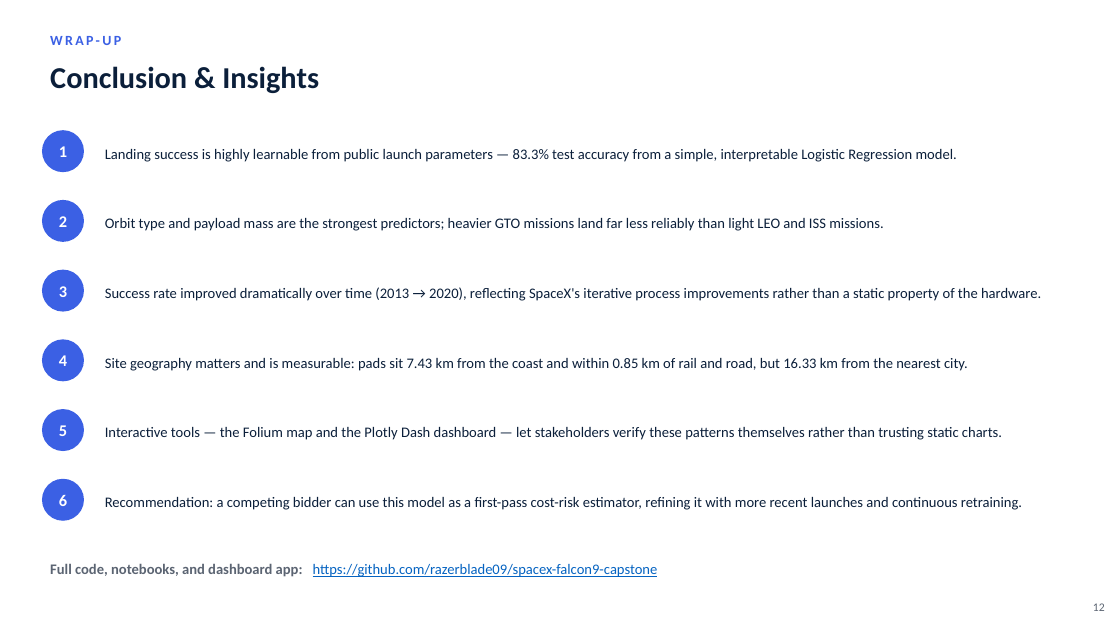
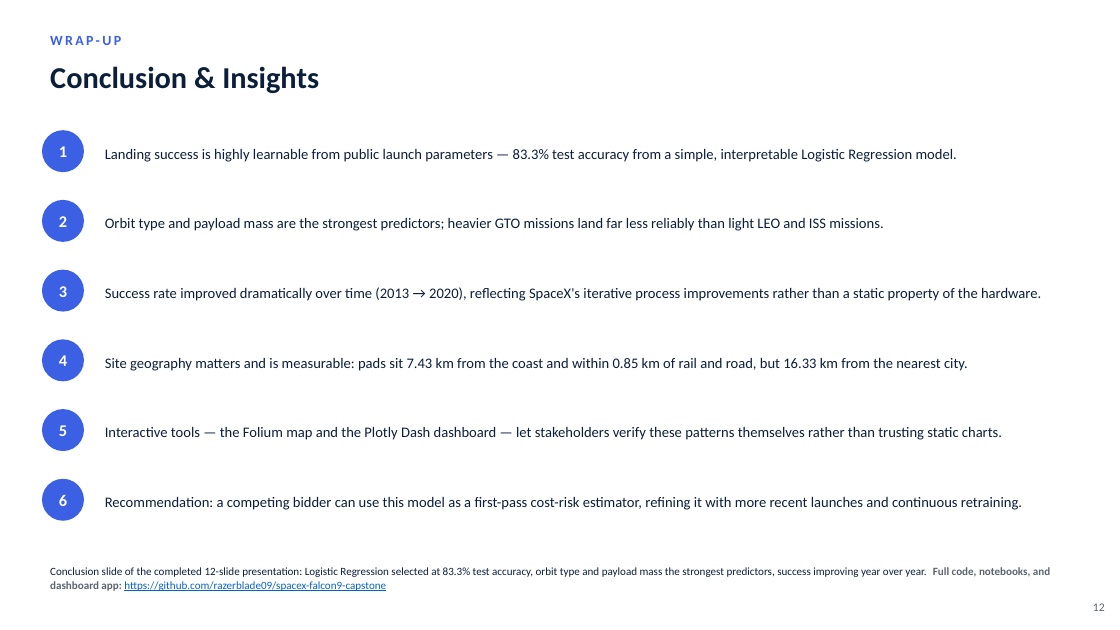
Before and after one commit to razerblade09/spacex-falcon9-capstone, a slide deck: slide 12 of Data_Science_Capstone_Presentation_12.pptx. Drawn at 1120x630 pixels with LibreOffice and Linux fonts; fonts in the diff are those of the drawing. Boxes give left, top, right and bottom in pixels: in the first picture for what was removed or moved away, otherwise in the second. Text is boxed around its words. In the diff, an @@ line names an element or a change of style, - is before the commit and + after.

```diff
--- a/Data_Science_Capstone_Presentation_12.pptx
+++ b/Data_Science_Capstone_Presentation_12.pptx
@@ text at [50,567,1050,591]: text changed; size 12.5 to 9.5 pt; text colour #0563C1 to #0B1F3A @@
-Full code, notebooks, and dashboard app: https://github.com/razerblade09/spacex-falcon9-capstone
+Conclusion slide of the completed 12-slide presentation: Logistic Regression selected at 83.3% test accuracy, orbit type and payload mass the strongest predictors, success improving year over year. Full code, notebooks, and dashboard app: https://github.com/razerblade09/spacex-falcon9-capstone
```
Also in this commit, not shown: 10 other slides changed, 2 other files.
